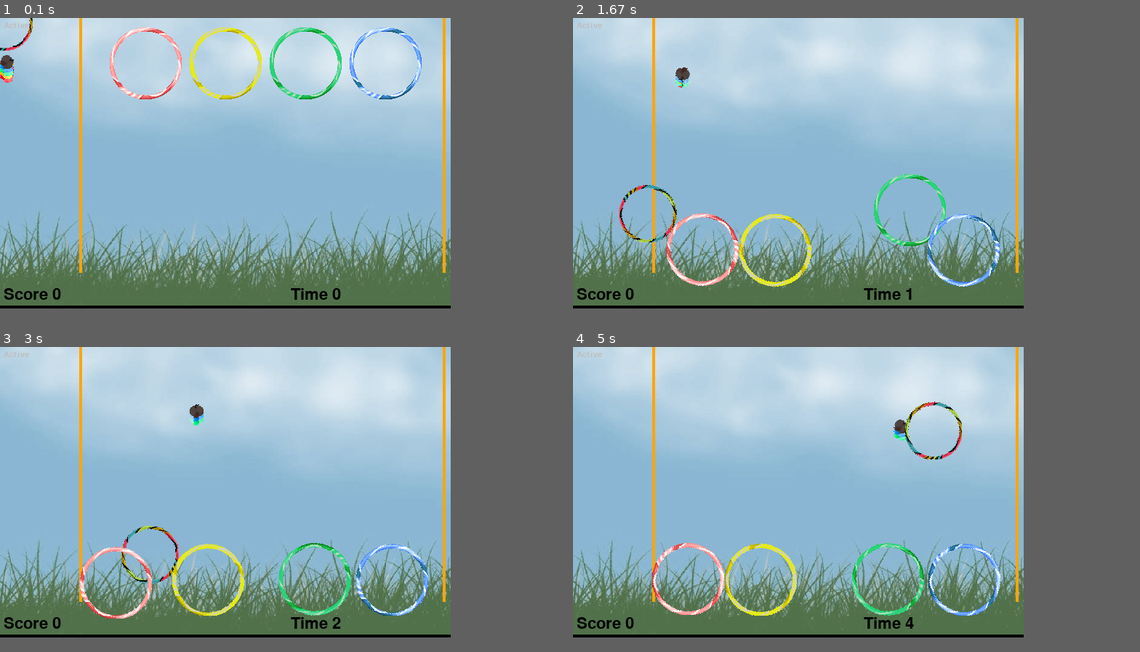
Above: before the commit, frames 1-4 (two rows, left to right).
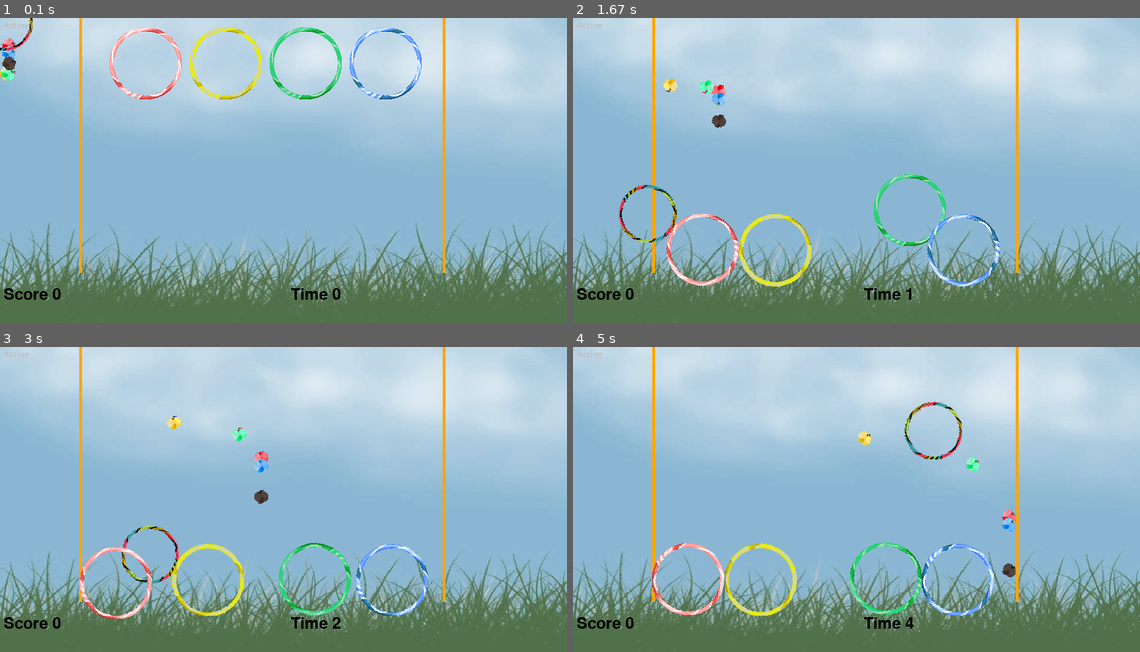
Above: after the commit, the same moments.

Repository: threeup/pygame-learn
Game: pygame game, started from game.py
The game is run twice, just before and just after one commit, with the same random seed, the same clock (stepped at 60 frames per second) and the same inputs.
Inputs (mouse positions are in pixels of both pictures, inside the frame that each line leads up to):
- Up to frame 1 (0.1 s): no input
- Up to frame 2 (1.67 s): click (856, 170) at 0.38 s; click (1054, 207) at 0.72 s; click (641, 72) at 1.05 s; click (646, 213) at 1.38 s
- Up to frame 3 (3 s): click (119, 441) at 1.72 s; click (487, 520) at 2.05 s; click (107, 517) at 2.38 s; click (147, 554) at 2.72 s
- Up to frame 4 (5 s): click (896, 450) at 3.05 s; click (669, 423) at 3.38 s; click (896, 401) at 3.72 s; click (822, 566) at 4.05 s; click (890, 484) at 4.38 s; click (930, 429) at 4.72 s
In our replay, the window is 620x400 before the commit and 780x420 after it. These sizes can differ from the game's own. Grey fills any space a smaller window leaves; there, only what the larger window draws over its background counts as a difference.

The runs differ from the first frame. In frame 1, 29% of the frame differs, in the area x 0-100%, y 0-96%; in frame 2, 28%; in frame 3, 28%; in frame 4, 29%.

Commit message:
random and attach

Diff:
--- a/cnphy/__init__.py
+++ b/cnphy/__init__.py
@@ -1,4 +1,4 @@
 import cnphy.body
 import cnphy.shape
 import cnphy.space
-import cnphy.vec2d
+import cnphy.vec2
--- a/cnphy/body.py
+++ b/cnphy/body.py
@@ -7,7 +7,6 @@
     DYNAMIC = 102,
 
     def __init__(self, space, weight, body_type):
-
         if body_type == self.STATIC:
             munk_type = pymunk.Body.STATIC
             self.munkbody = space.get_static_body()
@@ -17,7 +16,16 @@
         elif body_type == self.DYNAMIC:
             munk_type = pymunk.Body.DYNAMIC
             self.munkbody = pymunk.Body(1, weight, munk_type)
+        self.munkbody.cnbody = self
         self.init = True
+
+    def get_body_type(self):
+        if self.munkbody.body_type == pymunk.Body.STATIC:
+            return self.STATIC
+        elif self.munkbody.body_type == pymunk.Body.KINEMATIC:
+            return self.KINEMATIC
+        elif self.munkbody.body_type == pymunk.Body.DYNAMIC:
+            return self.DYNAMIC
 
     def get_mass(self):
         return self.munkbody.mass
@@ -29,7 +37,7 @@
         self.munkbody.velocity = vel.x, vel.y
 
     def impulse(self, vec):
-        self.munkbody.apply_impulse_at_local_point(vec.toTuple())
+        self.munkbody.apply_impulse_at_local_point(vec.to_tuple())
 
     def get_pos(self):
         return self.munkbody.position
--- a/cnphy/shape.py
+++ b/cnphy/shape.py
@@ -1,5 +1,5 @@
 import pymunk
-from cnphy.vec2d import Vec2d
+from cnphy.vec2 import Vec2
 
 
 class Shape(object):
@@ -7,19 +7,19 @@
     def __init__(self, body, collision_type):
         self.size = 0
         self.body = body
-        self.offset_pos = Vec2d(0, 0)
+        self.offset_pos = Vec2(0, 0)
         self.collision_type = collision_type
         self.owner = None
 
     def aabb(self):
         pos = self.body.position + self.offset_pos
-        return {'start': Vec2d(pos.x-1, pos.y-1),
-                'end': Vec2d(pos.x+1, pos.y+1)}
+        return {'start': Vec2(pos.x-1, pos.y-1),
+                'end': Vec2(pos.x+1, pos.y+1)}
 
 
 class Segment():
     def __init__(self, body, collision_type, pt1, pt2):
-        self.munkshape = pymunk.Segment(body, pt1.toTuple(), pt2.toTuple(), 0.1)
+        self.munkshape = pymunk.Segment(body, pt1.to_tuple(), pt2.to_tuple(), 0.1)
         self.munkshape.friction = 0.99
         self.munkshape.collision_type = collision_type
         self.munkshape.cnshape = self
--- a/cnphy/vec2d.py
+++ b/cnphy/vec2.py
@@ -1,7 +1,7 @@
 import math
 
 
-class Vec2d:
+class Vec2:
     def __init__(self, x, y):
         self.x = x
         self.y = y
@@ -9,34 +9,37 @@
     def __add__(self, other):
         x = self.x + other.x
         y = self.y + other.y
-        return Vec2d(x, y)
+        return Vec2(x, y)
 
     def __sub__(self, other):
         x = self.x - other.x
         y = self.y - other.y
-        return Vec2d(x, y)
+        return Vec2(x, y)
 
     def __truediv__(self, other):
         x = self.x / other
         y = self.y / other
-        return Vec2d(x, y)
+        return Vec2(x, y)
 
     def __len__(self):
         return 2
 
-    def toTuple(self):
+    def to_tuple(self):
         return (self.x, self.y)
 
     def rotated(self, angle):
         x = self.x * math.cos(angle) - self.y*math.sin(angle)
         y = self.y * math.sin(angle) - self.x*math.cos(angle)
-        return Vec2d(x, y)
+        return Vec2(x, y)
 
     def length(self):
         return math.sqrt(self.x**2 + self.y**2)
 
     def scaled(self, scale):
-        return Vec2d(self.x*scale, self.y*scale)
+        return Vec2(self.x*scale, self.y*scale)
+
+    def test(self, scale):
+        return scale
 
     def normalized(self):
         vec_len = self.length()
@@ -44,5 +47,5 @@
 
     def normalized_and_length(self):
         vec_len = self.length()
-        vec_dir = self/vec_len
+        vec_dir = self.scaled(1/vec_len)
         return (vec_dir, vec_len)
--- a/ctrlr.py
+++ b/ctrlr.py
@@ -1,6 +1,6 @@
 import pygame
 from enty import Enty
-from cnphy.vec2d import Vec2d
+from cnphy.vec2 import Vec2
 
 class Ctrlr:
     def __init__(self, enty_list):
@@ -20,7 +20,7 @@
 
     def tick(self, _delta):
         first_enty = self.list[0]
-        first_enty.set_pos(Vec2d(self.mousep[0], self.flipy(self.mousep[1])))
+        first_enty.set_pos(Vec2(self.mousep[0], self.flipy(self.mousep[1])))
 
 
 class HumanCtrlr(Ctrlr):
@@ -50,8 +50,8 @@
                     home_x = 200+110*i
                     delta_x = home_x-position.x
                     impulse_x =  max(-10, min(0.25*delta_x, 10))
-                    self.list[i].impulse(Vec2d(impulse_x, 30))
+                    self.list[i].impulse(Vec2(impulse_x, 30))
             else:
                 if position.y < 60:
-                    self.list[i].set_pos(Vec2d(position.x, 60))
+                    self.list[i].set_pos(Vec2(position.x, 60))
         return
--- a/ctrlrai.py
+++ b/ctrlrai.py
@@ -1,8 +1,7 @@
-import pygame
+import random
 
-from enty import Enty
 from ctrlr import Ctrlr
-from cnphy.vec2d import Vec2d
+from cnphy.vec2 import Vec2
 
 
 class AICtrlr(Ctrlr):
@@ -13,14 +12,14 @@
         self.delta_y = 0
         self.score = 0
         for i in range(self.count):
-            self.reset(self.list[i], i)
+            self.reset(self.list[i])
 
-    def reset(self, enty, offset):
+    def reset(self, enty):
         enty.attach = None
-        #enty.set_pos(0, random.randrange(300, 350))
-        enty.set_pos(Vec2d(0, 300+5*offset))
-        #enty.set_vel(random.randrange(8, 13), random.randrange(-5, 5))
-        enty.set_fixed_vel(Vec2d(9, 1))
+        enty.set_pos(Vec2(0, random.randrange(300, 350)))
+        enty.set_fixed_vel(
+            Vec2(random.randrange(8, 13),
+                  random.randrange(-5, 5)))
 
     def tick(self, _delta):
         for i in range(self.count):
@@ -28,31 +27,33 @@
             enty_pos = enty.get_pos()
             atch = enty.attach
             if atch is not None:
-                attack_pos = atch.get_pos()
-                delta_dir, delta_mag = (
-                    attack_pos-enty_pos).normalized_and_length()
+                delta = atch.get_pos() - enty_pos
+                delta_dir, delta_mag = delta.normalized_and_length()
                 if delta_mag < 10:
                     self.score += 1
-                    self.reset(enty, i)
+                    self.reset(enty)
                     continue
 
                 spd = 4
-                next_pos = enty_pos + delta_dir.scaled(spd)
+
+                scaled_dir = Vec2(delta_dir.x*spd, delta_dir.y*spd)
+                next_pos = enty_pos + scaled_dir
                 enty.set_pos(next_pos)
                 continue
 
-            if (enty_pos.x > 600):
-                enty.set_pos(Vec2d(0, enty_pos.y))
-                #enty.set_vel(random.randrange(8, 13), random.randrange(-5, 5))
-                enty.set_fixed_vel(Vec2d(9, 1))
+            if enty_pos.x > 600:
+                enty.set_pos(Vec2(0, enty_pos.y))
+                enty.set_fixed_vel(
+                    Vec2(random.randrange(8, 13),
+                          random.randrange(-5, 5)))
                 continue
 
             vel = enty.get_fixed_vel()
             if enty_pos.y < 70 and vel.y < 0:
-                enty.set_fixed_vel(Vec2d(vel.x, -vel.y))
+                enty.set_fixed_vel(Vec2(vel.x, -vel.y))
                 vel = enty.get_fixed_vel()
             elif enty_pos.y > 310 and vel.y > 0:
-                enty.set_fixed_vel(Vec2d(vel.x, -vel.y))
+                enty.set_fixed_vel(Vec2(vel.x, -vel.y))
                 vel = enty.get_fixed_vel()
             spd = enty.fixed_speed
-            enty.set_pos(Vec2d(enty_pos.x + spd*vel.x, enty_pos.y + spd*vel.y))
+            enty.set_pos(Vec2(enty_pos.x + spd*vel.x, enty_pos.y + spd*vel.y))
--- a/enty.py
+++ b/enty.py
@@ -1,6 +1,6 @@
 import pygame
 
-from cnphy.vec2d import Vec2d
+from cnphy.vec2 import Vec2
 
 
 class Enty:
@@ -8,7 +8,7 @@
         self.name = name
         self.grounded = False
         self.elapsed_time = 0
-        self.fixed_vel = Vec2d(0, 0)
+        self.fixed_vel = Vec2(0, 0)
         self.fixed_speed = 0.2
         self.debug = False
         self.body = None
@@ -24,13 +24,14 @@
     def set_pos(self, pos):
         if self.body:
             self.grounded = True
-            self.body.set_vel(Vec2d(0, 0))
+            self.body.set_vel(Vec2(0, 0))
             self.body.set_pos(pos)
 
     def get_pos(self):
         if self.body:
-            return self.body.get_pos()
-        return Vec2d(0, 0)
+            munkpos = self.body.get_pos()
+            return Vec2(munkpos.x, munkpos.y)
+        return Vec2(0, 0)
 
     def impulse(self, vec):
         if self.body:
--- a/entycircle.py
+++ b/entycircle.py
@@ -4,7 +4,7 @@
 from cnphy.body import Body
 from cnphy.shape import Shape, Circle
 from cnphy.space import Space
-from cnphy.vec2d import Vec2d
+from cnphy.vec2 import Vec2
 
 
 class EntyCircle(Enty):
--- a/game.py
+++ b/game.py
@@ -1,14 +1,13 @@
+import os
+import pygame
+
 from entyline import EntyLine
 from entycircle import EntyCircle
-from enty import Enty
 from ctrlrai import AICtrlr
-from ctrlr import Ctrlr, HumanCtrlr, MouseCtrlr
+from ctrlr import HumanCtrlr, MouseCtrlr
 from cnphy.body import Body
 from cnphy.space import Space
-from cnphy.vec2d import Vec2d
-
-import pygame
-import os
+from cnphy.vec2 import Vec2
 
 # Physics collision types
 COLLTYPE_DEFAULT = 0
@@ -29,14 +28,14 @@
     return -y + 380
 
 
-def makeLineEnt(space, name, color, path, pt1, pt2, bodtype, coltype=COLLTYPE_DEFAULT):
+def make_line(space, name, color, path, pt1, pt2, bodtype, coltype=COLLTYPE_DEFAULT):
     result = EntyLine(name, pygame.Color(color), path)
     result.add_collision(space, pt1, pt2, bodtype, coltype)
     ents.append(result)
     return result
 
 
-def makeCircleEnt(space, name, color, path, pos, radius, bodtype, coltype=COLLTYPE_DEFAULT):
+def make_circle(space, name, color, path, pos, radius, bodtype, coltype=COLLTYPE_DEFAULT):
     result = EntyCircle(name, pygame.Color(color), radius, path)
     result.add_collision(space, pos, bodtype, coltype)
     ents.append(result)
@@ -48,14 +47,15 @@
     shape1, shape2 = arbiter.shapes
     cnshape1 = shape1.cnshape
     cnshape2 = shape2.cnshape
-    bodtype1 = shape1.body.body_type
-    bodtype2 = shape2.body.body_type
+    cnbody1 = shape1.body.cnbody
+    cnbody2 = shape2.body.cnbody
+
     id1 = cnshape1.owner.name[-1]
     id2 = cnshape2.owner.name[-1]
-    if(id1 == id2):
-        if bodtype1 == Body.DYNAMIC:
+    if id1 == id2:
+        if cnbody1.get_body_type() == Body.DYNAMIC:
             cnshape2.owner.attach = cnshape1.owner
-        elif bodtype2 == Body.DYNAMIC:
+        elif cnbody2.get_body_type() == Body.DYNAMIC:
             cnshape1.owner.attach = cnshape2.owner
         return False
     return True
@@ -65,7 +65,7 @@
     pygame.mixer.pre_init(SAMPLERATE, -16, 2, 64)
     pygame.mixer.init()
     pygame.init()
-    screen = pygame.display.set_mode((620, 400))
+    screen = pygame.display.set_mode((780, 420))
     clock = pygame.time.Clock()
     running = True
 
@@ -81,56 +81,58 @@
     space = Space()
     space.gravity = 0.0, -981.0
 
-    space.add_collision_handler(COLLTYPE_PAWN, COLLTYPE_TARGET, pawn_target_func)
+    space.add_collision_handler(
+        COLLTYPE_PAWN, COLLTYPE_TARGET, pawn_target_func)
 
     # World
     raw_bg_img = pygame.image.load("bg.jpg")
     bg_img = pygame.transform.scale(
-        raw_bg_img, (620, 396))
-
-    _ = makeLineEnt(space, "leftWall", "orange",
-                    None, Vec2d(110, 30), Vec2d(110, 550),
-                    Body.STATIC)
-    _ = makeLineEnt(space, "rightWall", "orange",
-                    None, Vec2d(610, 30), Vec2d(610, 550),
-                    Body.STATIC)
+        raw_bg_img, (780, 420))
+
+    _ = make_line(space, "leftWall", "orange",
+                  None, Vec2(110, 30), Vec2(110, 550),
+                  Body.STATIC)
+    _ = make_line(space, "rightWall", "orange",
+                  None, Vec2(610, 30), Vec2(610, 550),
+                  Body.STATIC)
 
     # Entities
-    aitarget0 = makeCircleEnt(space, "target0", "red",
-                              "birdred.png", Vec2d(0, 0), 10,
-                              Body.KINEMATIC, COLLTYPE_TARGET)
-    aitarget1 = makeCircleEnt(space, "target1", "yellow",
-                              "birdyellow.png", Vec2d(0, 0), 10,
-                              Body.KINEMATIC, COLLTYPE_TARGET)
-    aitarget2 = makeCircleEnt(space, "target2", "green",
-                              "birdgreen.png", Vec2d(0, 0), 10,
-                              Body.KINEMATIC, COLLTYPE_TARGET)
-    aitarget3 = makeCircleEnt(space, "target3", "blue",
-                              "birdblue.png", Vec2d(0, 0), 10,
-                              Body.KINEMATIC, COLLTYPE_TARGET)
-    aitarget4 = makeCircleEnt(space, "target4", "brown",
-                              "birdbrown.png", Vec2d(0, 0), 10,
-                              Body.KINEMATIC, COLLTYPE_TARGET)
-
-    mouseball = makeCircleEnt(space, "mouse", "white",
-                              "hoop.png", Vec2d(10, 10), 40,
-                              Body.KINEMATIC)
-
-    pawn0 = makeCircleEnt(space, "pawn0", "red",
-                          "hoopred.png", Vec2d(200+110*0, 320), 50,
-                          Body.DYNAMIC, COLLTYPE_PAWN)
-    pawn1 = makeCircleEnt(space, "pawn1", "yellow",
-                          "hoopyellow.png", Vec2d(200+110*1, 320), 50,
-                          Body.DYNAMIC, COLLTYPE_PAWN)
-    pawn2 = makeCircleEnt(space, "pawn2", "green",
-                          "hoopgreen.png", Vec2d(200+110*2, 320), 50,
-                          Body.DYNAMIC, COLLTYPE_PAWN)
-    pawn3 = makeCircleEnt(space, "pawn3", "blue",
-                          "hoopblue.png", Vec2d(200+110*3, 320), 50,
-                          Body.DYNAMIC, COLLTYPE_PAWN)
+    aitarget0 = make_circle(space, "target0", "red",
+                            "birdred.png", Vec2(0, 0), 10,
+                            Body.KINEMATIC, COLLTYPE_TARGET)
+    aitarget1 = make_circle(space, "target1", "yellow",
+                            "birdyellow.png", Vec2(0, 0), 10,
+                            Body.KINEMATIC, COLLTYPE_TARGET)
+    aitarget2 = make_circle(space, "target2", "green",
+                            "birdgreen.png", Vec2(0, 0), 10,
+                            Body.KINEMATIC, COLLTYPE_TARGET)
+    aitarget3 = make_circle(space, "target3", "blue",
+                            "birdblue.png", Vec2(0, 0), 10,
+                            Body.KINEMATIC, COLLTYPE_TARGET)
+    aitarget4 = make_circle(space, "target4", "brown",
+                            "birdbrown.png", Vec2(0, 0), 10,
+                            Body.KINEMATIC, COLLTYPE_TARGET)
+
+    mouseball = make_circle(space, "mouse", "white",
+                            "hoop.png", Vec2(10, 10), 40,
+                            Body.KINEMATIC)
+
+    pawn0 = make_circle(space, "pawn0", "red",
+                        "hoopred.png", Vec2(200+110*0, 320), 50,
+                        Body.DYNAMIC, COLLTYPE_PAWN)
+    pawn1 = make_circle(space, "pawn1", "yellow",
+                        "hoopyellow.png", Vec2(200+110*1, 320), 50,
+                        Body.DYNAMIC, COLLTYPE_PAWN)
+    pawn2 = make_circle(space, "pawn2", "green",
+                        "hoopgreen.png", Vec2(200+110*2, 320), 50,
+                        Body.DYNAMIC, COLLTYPE_PAWN)
+    pawn3 = make_circle(space, "pawn3", "blue",
+                        "hoopblue.png", Vec2(200+110*3, 320), 50,
+                        Body.DYNAMIC, COLLTYPE_PAWN)
 
     # Controller
-    ai_controller = AICtrlr([aitarget0, aitarget1, aitarget2, aitarget3, aitarget4])
+    ai_controller = AICtrlr(
+        [aitarget0, aitarget1, aitarget2, aitarget3, aitarget4])
     controllers.append(ai_controller)
     mouse_controller = MouseCtrlr([mouseball], flipy)
     controllers.append(mouse_controller)
@@ -194,7 +196,7 @@
         secs = round(mouseball.elapsed_time)
         if secs != last_secs:
             last_secs = secs
-            if (secs % 10 == 0):
+            if secs % 10 == 0:
                 print(str(secs)+", Score:"+str(ai_controller.score))
         timeline = "Time " + str(secs)
         timetext = bigfont.render(timeline, True, pygame.Color("black"))
